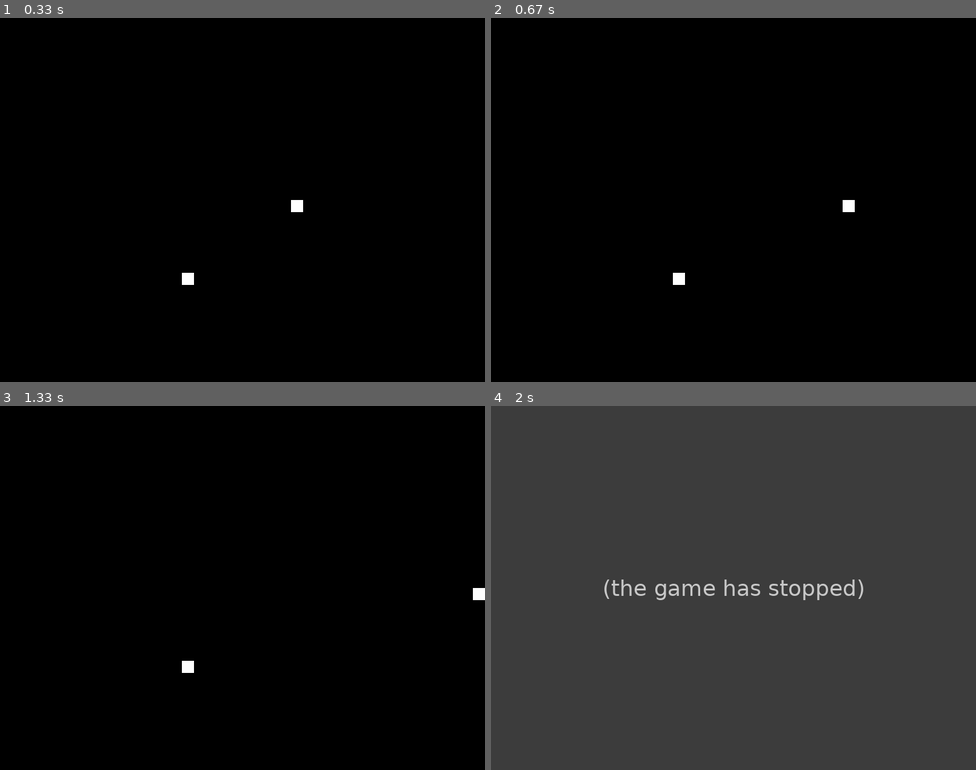
Above: before the commit, frames 1-4 (two rows, left to right).
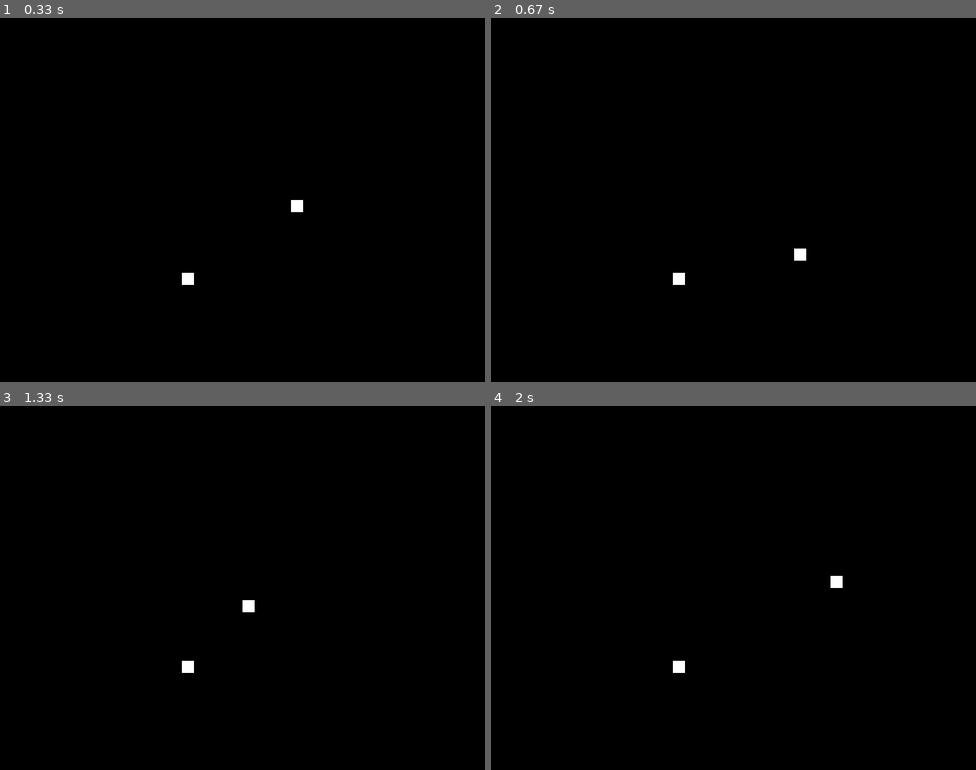
Above: after the commit, the same moments.

Repository: theyeeman/snake-pygame
Game: pygame game, started from main.py
The game is run twice, just before and just after one commit, with the same random seed, the same clock (stepped at 60 frames per second) and the same inputs.
Inputs:
- Up to frame 1 (0.33 s): no input
- Up to frame 2 (0.67 s): tap S at 0.33 s
- Up to frame 3 (1.33 s): tap A at 0.67 s; tap W at 1 s
- Up to frame 4 (2 s): hold Right 1.33-1.8 s; hold Up from 1.83 s (still down)

Frame 1 is identical in both runs. In frame 2, 0.2% of the frame differs, in the area x 62-75%, y 50-67%; in frame 3, 0.2%; in frame 4, 100%, in the area x 0-100%, y 0-100%.
Before the commit the program exited at 1.33 s; later frames show no game.

Commit message:
add WASD control

Diff:
--- a/main.py
+++ b/main.py
@@ -7,6 +7,10 @@
     K_DOWN,
     K_LEFT,
     K_RIGHT,
+    K_w,
+    K_s,
+    K_a,
+    K_d,
     KEYDOWN,
     KEYUP,
 )
@@ -15,13 +19,13 @@
 def handle_events():
     for event in pygame.event.get():
         if event.type == KEYDOWN:
-            if event.key == K_UP:
+            if event.key == K_UP or event.key == K_w:
                 snake.key_pressed(Direction.UP)
-            elif event.key == K_RIGHT:
+            elif event.key == K_RIGHT or event.key == K_d:
                 snake.key_pressed(Direction.RIGHT)
-            elif event.key == K_DOWN:
+            elif event.key == K_DOWN or event.key == K_s:
                 snake.key_pressed(Direction.DOWN)
-            elif event.key == K_LEFT:
+            elif event.key == K_LEFT or event.key == K_a:
                 snake.key_pressed(Direction.LEFT)
             break
 
